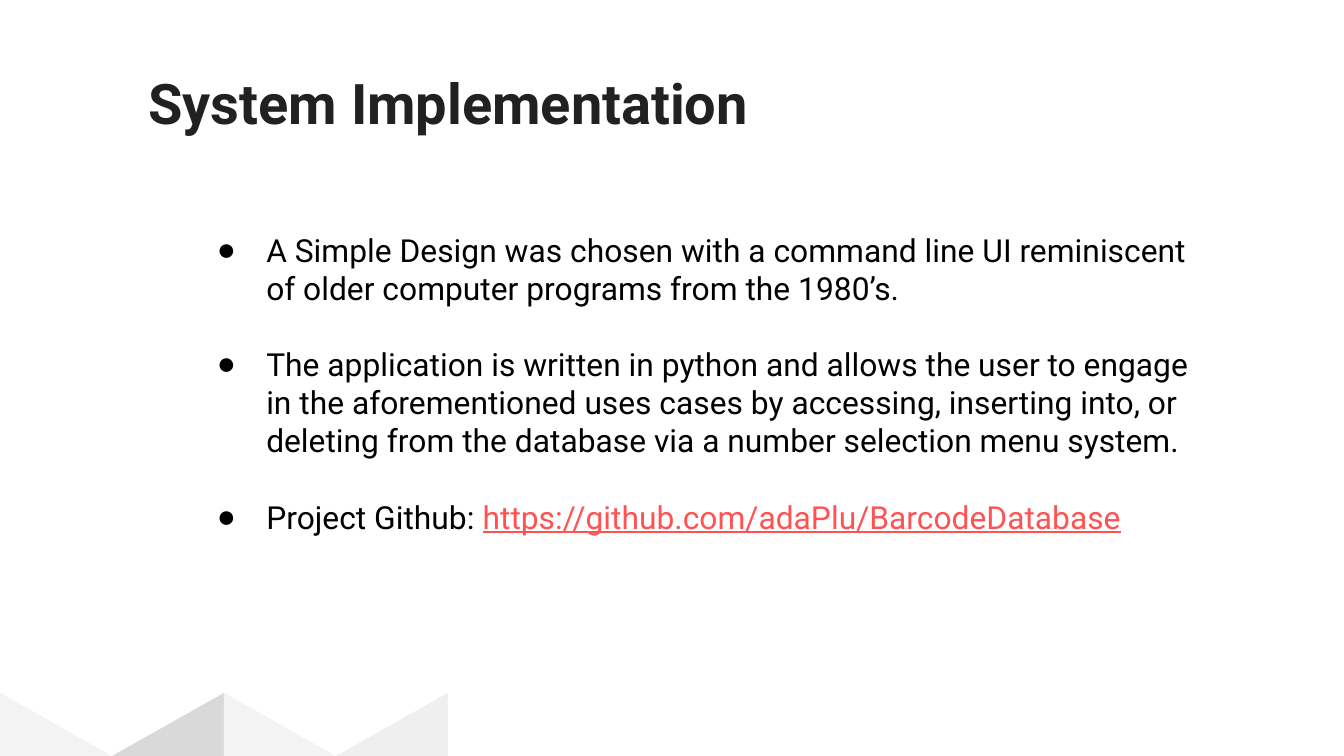
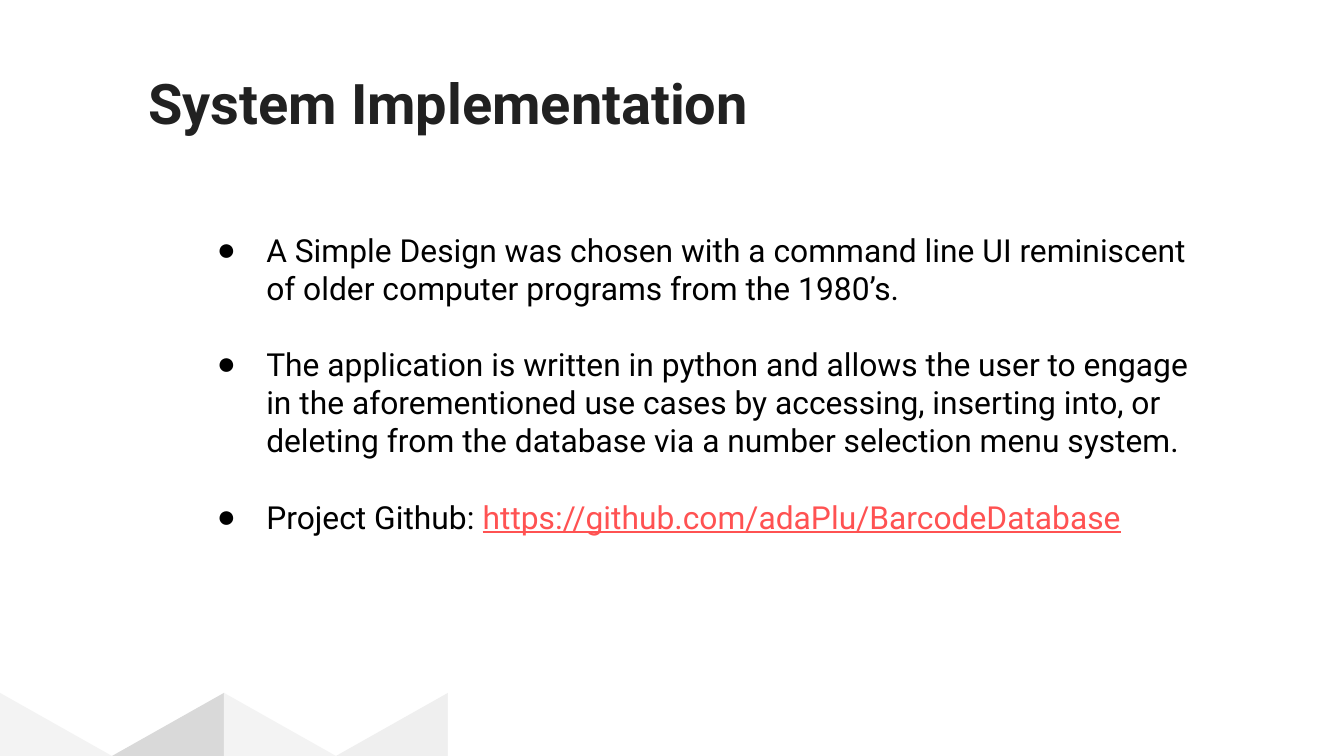
Before and after one commit to adaPlu/Barcode-Reader-CSE111, a slide deck: slide 3 of docs/Final Presentation.pptx. Drawn at 1344x756 pixels with LibreOffice and Linux fonts; fonts in the diff are those of the drawing. Boxes give left, top, right and bottom in pixels: in the first picture for what was removed or moved away, otherwise in the second. Text is boxed around its words. In the diff, an @@ line names an element or a change of style, - is before the commit and + after.

```diff
--- a/docs/Final Presentation.pptx
+++ b/docs/Final Presentation.pptx
@@ text at [266, 352, 1188, 459]: text changed @@
-● The application is written in python and allows the user to engage in the aforementioned uses cases by accessing, inserting into, or deleting from the database via a number selection menu system.
+● The application is written in python and allows the user to engage in the aforementioned use cases by accessing, inserting into, or deleting from the database via a number selection menu system.
```
Also in this commit, not shown: 1 other slide changed, 1 other file.
